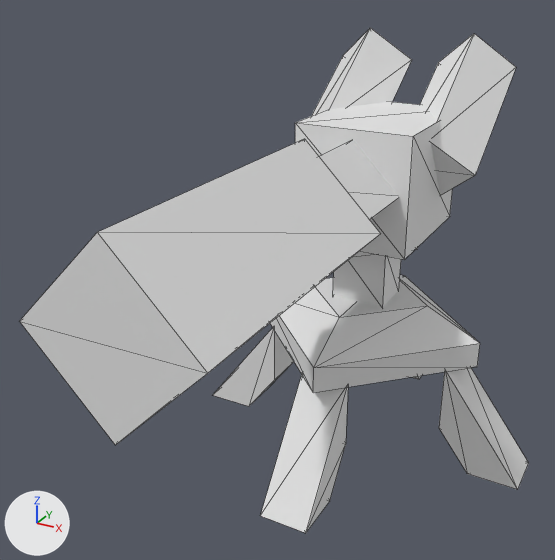
An edit to the glTF model assets/models/Turrets/ART2.glb, drawn before and after from the same camera.
Before and after are seen from a 50 mm lens placed at (2.99, -7.54, 6.16), pointed at (-0.43, -1.34, 3.06). Lighting does not change. The marker at lower left points along +X, +Y and +Z. The picture after the commit comes second. Mesh edges are drawn as thin lines.

The older version as bpy lines, for what is in view:
```python
me_cube_078 = bpy.data.meshes.new('Cube.078')
me_cube_078.from_pydata(...)  # 44 vertices, 68 faces; spans x -2.0..2.0, y -2.0..2.0, z -1.53..0.31
me_cube_088 = bpy.data.meshes.new('Cube.088')
me_cube_088.from_pydata(...)  # 56 vertices, 84 faces; spans x -1.08..1.05, y -4.33..1.8, z -0.34..2.46
ob_base_006 = bpy.data.objects.new('base.006', me_cube_078)
ob_base_006.location = (0.0, 0.0, 2.17)
ob_torreta_007 = bpy.data.objects.new('torreta.007', me_cube_088)
ob_torreta_007.location = (0.0, 0.0, 2.79)
```
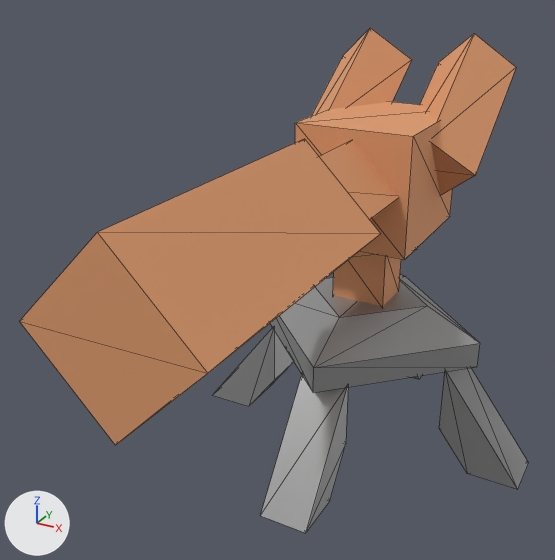
Location of each change, (x1, y1, x2, y2) in pixels of the pictures (555 x 560 px):
```json
{"object": "torreta.007", "change": "recoloured", "before": [20, 28, 516, 445], "after": [20, 28, 516, 445], "on screen": "darker"}
{"object": "base.006", "change": "recoloured", "before": [213, 275, 528, 533], "after": [213, 275, 528, 533], "on screen": "white to grey"}
```

Scene script edits in JSON lines:
```json
{"op": "add", "block": "mat_material_002", "code": ["mat_material_002 = principled_material('Material.002')", "mat_material_002.base_color = (0.801, 0.376, 0.182)  # beige #e7a576", "mat_material_002.metallic = 0.307", "mat_material_002.roughness = 0.744"]}
{"op": "add", "block": "mat_material_001", "code": ["mat_material_001 = principled_material('Material.001')", "mat_material_001.base_color = (0.407, 0.407, 0.407)  # grey #ababab", "mat_material_001.metallic = 0.575", "mat_material_001.roughness = 0.429"]}
{"block": "me_cube_078", "where": "me_cube_078.from_pydata(...)  # 44 vertices, 68 faces; spans x -2.0..2.0, y -2.0..2.0, z -1.53..0.31"}
{"op": "add", "block": "me_cube_078", "code": "me_cube_078.materials.append(mat_material_001)  # grey #ababab"}
{"block": "me_cube_088", "where": "me_cube_088.from_pydata(...)  # 56 vertices, 84 faces; spans x -1.08..1.05, y -4.33..1.8, z -0.34..2.46"}
{"op": "add", "block": "me_cube_088", "code": "me_cube_088.materials.append(mat_material_002)  # beige #e7a576"}
```
